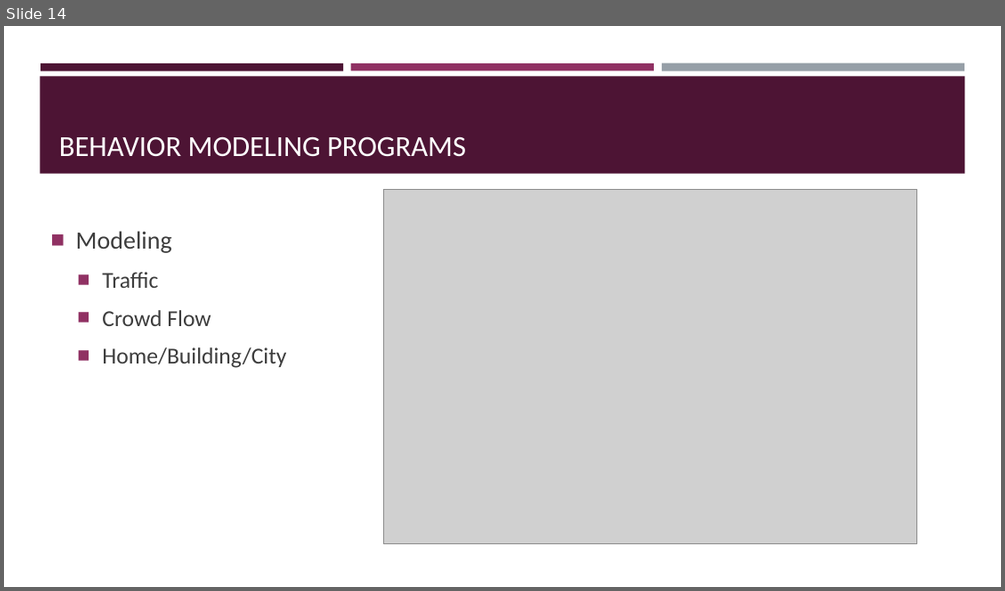
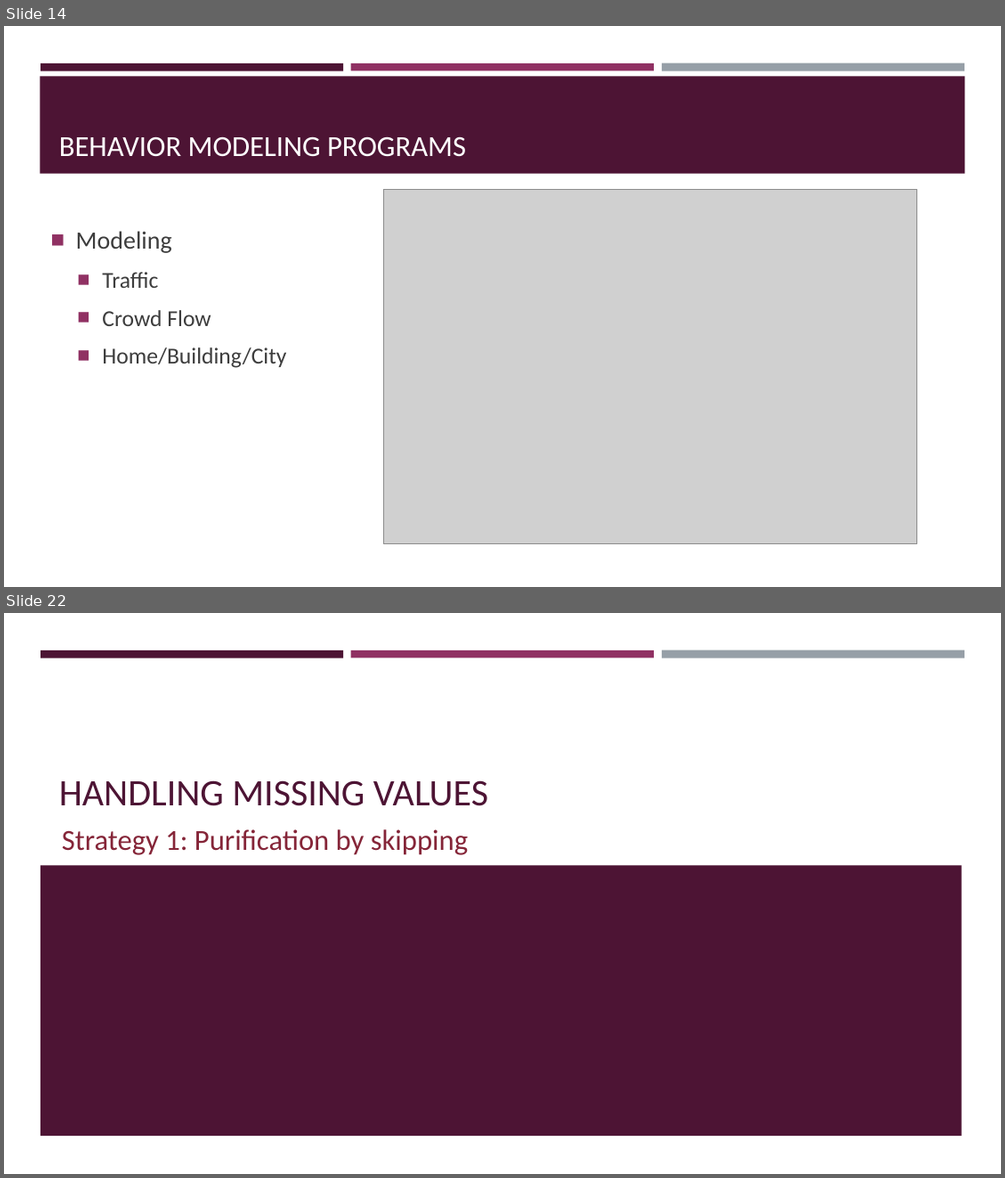
Before and after one commit to BeiyuLinCS/beiyulin.github.io, a slide deck: teach/spring_21/behavior_modeling/week2_research_method.pptx. Shown one above the other, each under a label of ours: slide 14 before the commit, slides 14 and 22 after it; the slides between them are not shown. The pictures are 1005x591 and 1005x1178 pixels, drawn with LibreOffice and Linux fonts; fonts in the diff are those of the drawing; grey boxes stand for pictures. Boxes give left, top, right and bottom in pixels: in the first picture for what was removed or moved away, otherwise in the second. Text is boxed around its words. In the diff, an @@ line names an element or a change of style, - is before the commit and + after.

```diff
--- a/teach/spring_21/behavior_modeling/week2_research_method.pptx
+++ b/teach/spring_21/behavior_modeling/week2_research_method.pptx
@@ slide 22 added at (4, 613, 1001, 1174), background #FFFFFF; not listed: 3 template elements that a slide beside it also shows @@
@@ title added at (59, 780, 488, 806), 36 pt, text #4D1434 @@
+HANDLING MISSING VALUES
@@ text added at (62, 829, 468, 855), 28 pt, text #852638 @@
+Strategy 1: Purification by skipping
@@ rectangle added at (40, 865, 962, 1135), fill #4D1434 @@
```
Also in this commit, not shown: 2 slides changed, 39 other slides added, 1 slide removed, 1 other file.
